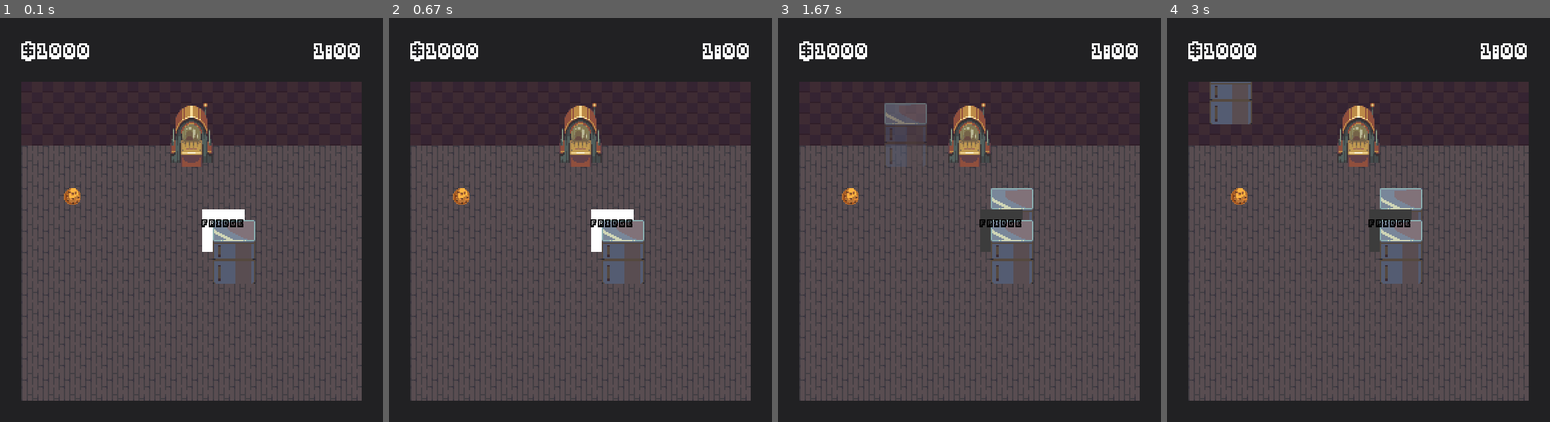
Above: before the commit, frames 1-4 (left to right).
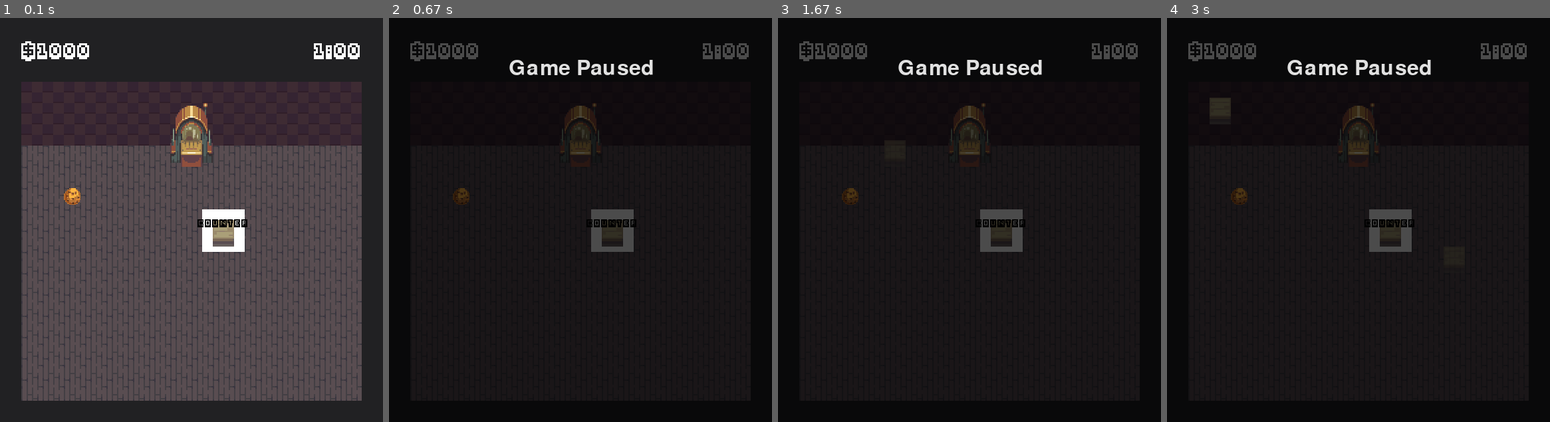
Above: after the commit, the same moments.

Repository: Feiyang0303/Let-Him-Cook
Game: pygame game, started from main.py
Two runs of this game, one before a commit and one after it. Both use one fixed random seed, a clock stepped at 60 frames per second and the inputs below.
Inputs (mouse positions are in pixels of both pictures, inside the frame that each line leads up to):
- Up to frame 1 (0.1 s): no input
- Up to frame 2 (0.67 s): tap Esc at 0.33 s
- Up to frame 3 (1.67 s): click (1000, 232) at 0.72 s, where only the run after the commit has a clickable "counter"; press the mouse at (1000, 232) at 1.03 s; move the mouse to (1000, 207) at 1.13 s; release the mouse at (996, 187) at 1.27 s; press the mouse at (1000, 232) at 1.37 s; move the mouse to (946, 191) at 1.47 s; release the mouse at (892, 155) at 1.6 s
- Up to frame 4 (3 s): click (1212, 90) at 1.72 s; press the mouse at (1389, 232) at 2.03 s; move the mouse to (1415, 187) at 2.13 s; release the mouse at (1438, 147) at 2.27 s; press the mouse at (1389, 232) at 2.37 s; move the mouse to (1373, 300) at 2.47 s; release the mouse at (1362, 369) at 2.6 s; press the mouse at (1389, 232) at 2.7 s; move the mouse to (1427, 248) at 2.8 s; release the mouse at (1461, 264) at 2.93 s

The runs differ from the first frame. In frame 1, 1.2% of the frame differs, in the area x 51-67%, y 49-66%; in frame 2, 100%, in the area x 0-100%, y 0-100%; in frame 3, 99%; in frame 4, 99%.

Commit message:
Started creating preference screen
-Added a transparent layer when game is paused

- Added a "game paused" text

Diff:
--- a/game.py
+++ b/game.py
@@ -10,6 +10,7 @@
 from userinterface import *
 from items import Storage, Inventory
 from worldrenderer import *
+from preferencescreen import *
 
 class Game:
     def __init__(self):
@@ -39,8 +40,10 @@
         self.world_editor = WorldEditor(self)
         self.tile_library = self.world.tile_library
 
+        self.pause_screen = PreferenceScreen(self)
+
         # UI
-        self.debug_button = BuyStructureButton(self, pg.Rect(SCREEN_HEIGHT/2, SCREEN_WIDTH/2, TILE_WIDTH*2, TILE_HEIGHT*2), "fridge")
+        self.debug_button = BuyStructureButton(self, pg.Rect(SCREEN_HEIGHT/2, SCREEN_WIDTH/2, TILE_WIDTH*2, TILE_HEIGHT*2), "counter")
 
         self.scoreText = Text(self, "fonts/pixel-bit-advanced.ttf", 24, (255, 255, 255), pg.Vector2(MARGIN, MARGIN), text=f"${AERSOL}")
 
@@ -103,6 +106,9 @@
         self.timerText.draw()
         self.debug_button.draw()
 
+        if self.isPaused:
+            self.pause_screen.draw()
+
         pg.display.update()
 
     def run(self):
--- /dev/null
+++ b/preferencescreen.py
@@ -0,0 +1,31 @@
+import pygame as pg
+from settings import *
+
+
+
+class PreferenceScreen:
+
+    def __init__(self, game) -> None:
+        self.game = game
+
+        self.faded_screen = pg.Surface((SCREEN_WIDTH, SCREEN_HEIGHT)).convert_alpha()
+        self.faded_screen.fill((0, 0, 0))
+        self.faded_screen.set_alpha(180) # 0 - 255
+
+    def update(self):
+        # make sliders
+        pass
+
+
+
+    def draw(self):
+        self.game.screen.blit(self.faded_screen, (0, 0))
+        # pg.draw.rect(self.game.screen, (0, 0, 0), (0, 0, SCREEN_WIDTH, SCREEN_HEIGHT), pg.SRCALPHA,32)
+
+        # draw the background
+
+        # draw pause text
+        font = pg.font.Font('freesansbold.ttf', 32)
+        text = font.render("Game Paused", True, (225,225,225))
+        self.game.screen.blit(text,(180,60))
+        # draw the sliders
